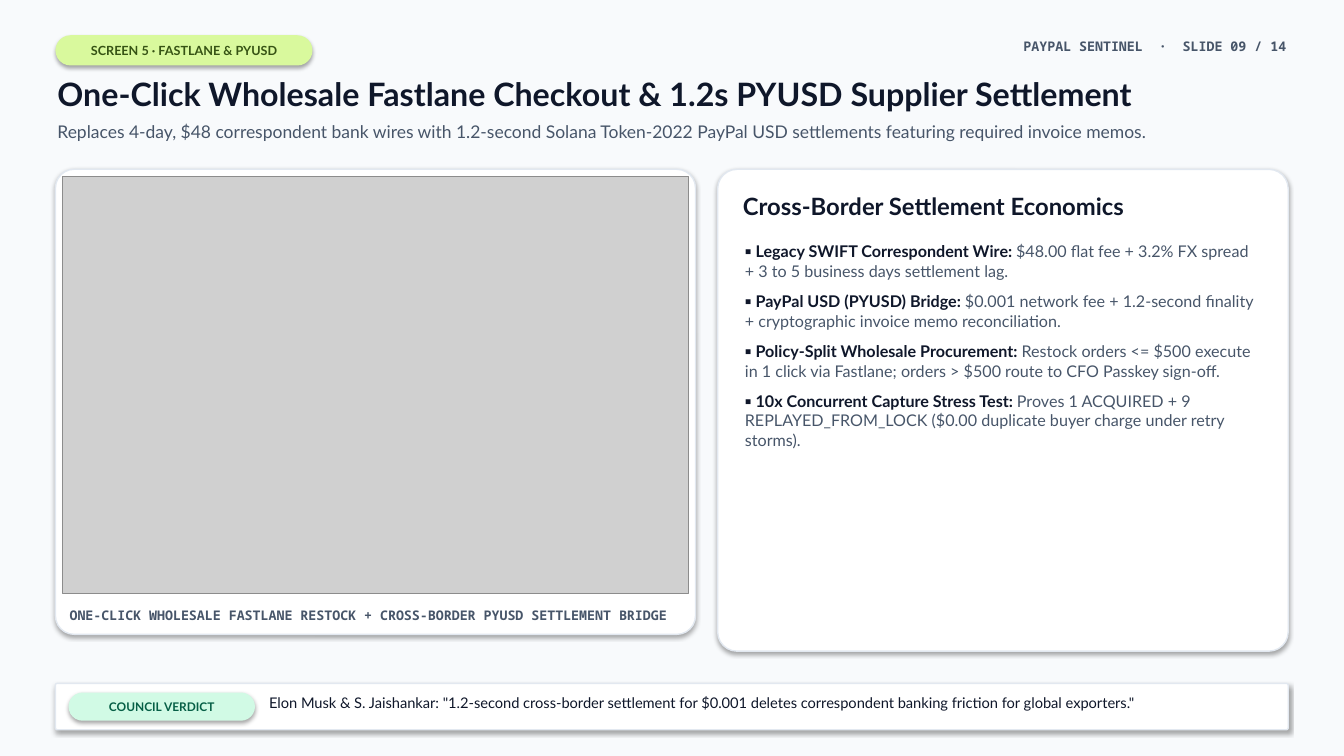
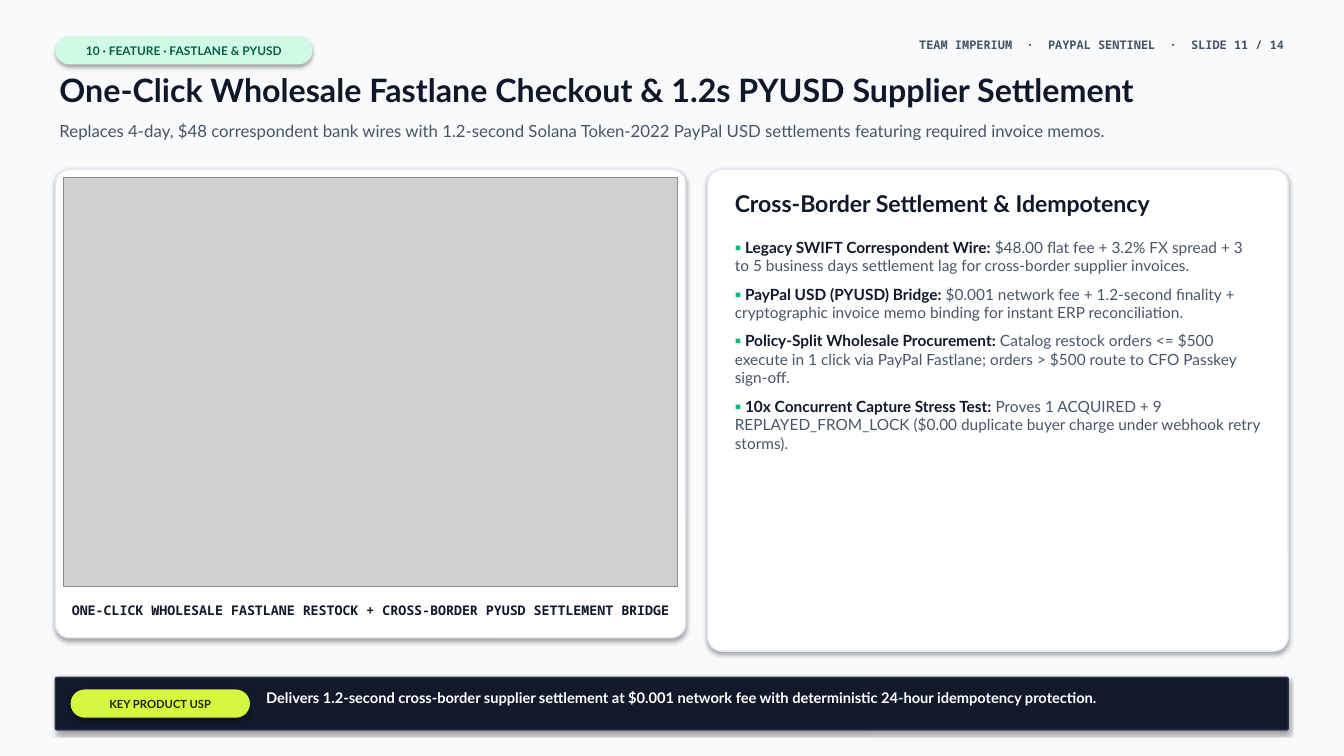
Before and after one commit to surajsaggam/PayPal, a slide deck: slide 11 of deliverables/presentation/PayPal-Sentinel-Executive-Deck.pptx (slide 9 before the commit). Drawn at 1344x756 pixels with LibreOffice and Linux fonts; fonts in the diff are those of the drawing; grey boxes stand for pictures. Boxes give left, top, right and bottom in pixels: in the first picture for what was removed or moved away, otherwise in the second. Text is boxed around its words. In the diff, an @@ line names an element or a change of style, - is before the commit and + after.

Commit message:
feat(ppt,deploy): update deck for Team Imperium, remove council/UI references, add Thank You slide & cloud deploy config

```diff
--- a/deliverables/presentation/PayPal-Sentinel-Executive-Deck.pptx
+++ b/deliverables/presentation/PayPal-Sentinel-Executive-Deck.pptx
@@ rounded rectangle "10 · FEATURE · FASTLANE ..." at (55, 36, 313, 65): fill #D9F99D to #D1FAE5 @@
@@ text in rounded rectangle at (86, 46, 281, 55): text changed; size 9 to 8.5 pt; text colour #365314 to #065F46 @@
-SCREEN 5 · FASTLANE & PYUSD
+10 · FEATURE · FASTLANE & PYUSD
@@ text at (919, 40, 1284, 49): text changed; size 9.5 to 8.5 pt @@
-PAYPAL SENTINEL · SLIDE 09 / 14
+TEAM IMPERIUM · PAYPAL SENTINEL · SLIDE 11 / 14
@@ text "One-Click Wholesale Fastlane Checkout & ...": place and size @@
-text "One-Click Wholesale Fastlane Checkout & ..." at (57, 82, 1132, 112)
+text "One-Click Wholesale Fastlane Checkout & ..." at (59, 78, 1134, 108)
@@ text "Replaces 4-day, $48 correspondent bank ..." at (59, 123, 1104, 140): size 12.5 to 12 pt @@
@@ rounded rectangle at (55, 169, 686, 638): proportions changed @@
@@ rounded rectangle: place and size @@
-rounded rectangle at (55, 169, 696, 634)
+rounded rectangle at (55, 169, 686, 638)
@@ picture: place and size @@
-picture at (63, 176, 689, 594)
+picture at (64, 177, 678, 587)
@@ rounded rectangle: place and size @@
-rounded rectangle at (718, 169, 1289, 651)
+rounded rectangle at (708, 169, 1289, 651)
@@ rounded rectangle at (708, 169, 1289, 651): proportions changed @@
@@ text at (735, 194, 1150, 216): text changed; size 17 to 16.5 pt @@
-Cross-Border Settlement Economics
+Cross-Border Settlement & Idempotency
@@ text at (735, 240, 1261, 451): text changed; size 11.5 to 11 pt @@
-▪ Legacy SWIFT Correspondent Wire: $48.00 flat fee + 3.2% FX spread + 3 to 5 business days settlement lag.
-▪ PayPal USD (PYUSD) Bridge: $0.001 network fee + 1.2-second finality + cryptographic invoice memo reconciliation.
-▪ Policy-Split Wholesale Procurement: Restock orders <= $500 execute in 1 click via Fastlane; orders > $500 route to CFO Passkey sign-off.
-▪ 10x Concurrent Capture Stress Test: Proves 1 ACQUIRED + 9 REPLAYED_FROM_LOCK ($0.00 duplicate buyer charge under retry storms).
+▪ Legacy SWIFT Correspondent Wire: $48.00 flat fee + 3.2% FX spread + 3 to 5 business days settlement lag for cross-border supplier invoices.
+▪ PayPal USD (PYUSD) Bridge: $0.001 network fee + 1.2-second finality + cryptographic invoice memo binding for instant ERP reconciliation.
+▪ Policy-Split Wholesale Procurement: Catalog restock orders <= $500 execute in 1 click via PayPal Fastlane; orders > $500 route to CFO Passkey sign-off.
+▪ 10x Concurrent Capture Stress Test: Proves 1 ACQUIRED + 9 REPLAYED_FROM_LOCK ($0.00 duplicate buyer charge under webhook retry storms).
@@ text "ONE-CLICK WHOLESALE FASTLANE RESTOCK + ..." at (72, 605, 669, 615): text colour #475569 to #0F172A; alignment left to centre @@
@@ rounded rectangle: place and size @@
-rounded rectangle at (55, 684, 1289, 730)
+rounded rectangle at (55, 678, 1289, 730)
@@ rounded rectangle at (55, 678, 1289, 730): fill #FFFFFF to #11192B; outline #E2E8F0 1 pt to #24324D 1 pt; proportions changed @@
@@ rounded rectangle removed at (69, 693, 255, 721) @@
-COUNCIL VERDICT
@@ rounded rectangle added at (71, 690, 250, 718), fill #D4F73F, 8 pt, text #1A2604, bold @@
+KEY PRODUCT USP
@@ text at (266, 691, 1096, 706): text changed; text colour #0F172A to #FFFFFF; bold on @@
-Elon Musk & S. Jaishankar: "1.2-second cross-border settlement for $0.001 deletes correspondent banking friction for global exporters."
+Delivers 1.2-second cross-border supplier settlement at $0.001 network fee with deterministic 24-hour idempotency protection.
```
Also in this commit, not shown: 7 other slides changed, 6 slides added, 6 slides removed, 8 other files.
